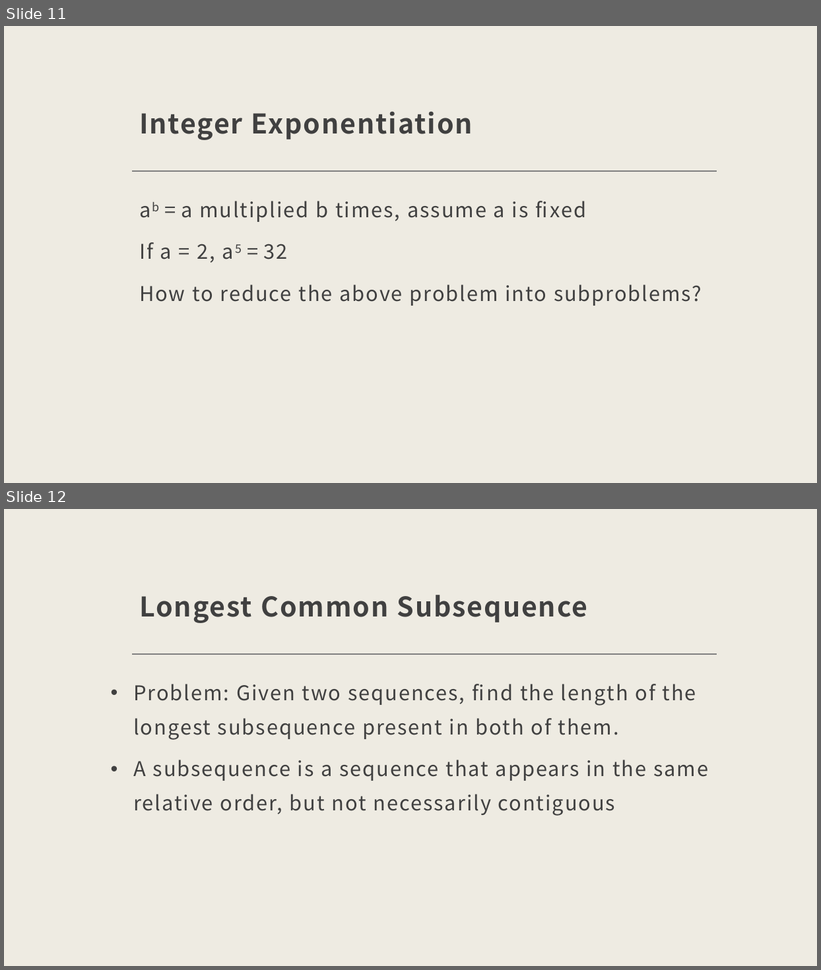
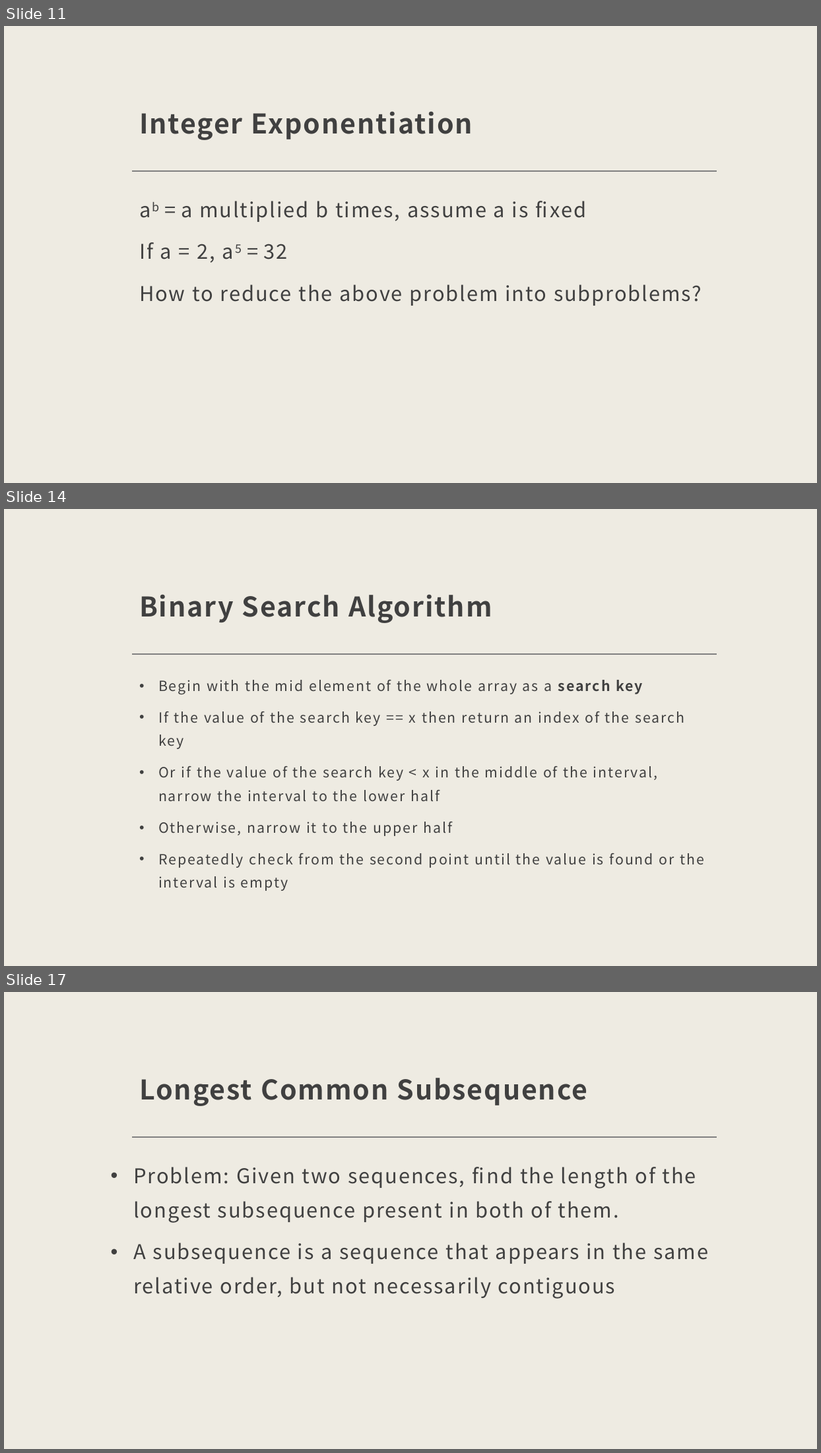
Before and after one commit to KarinaSang/Teaching, a slide deck: CCC_Senior/Week6/Week6.pptx. Shown one above the other, each under a label of ours: slides 11 and 12 before the commit, slides 11, 14 and 17 after it; the slides between them are not shown. The pictures are 821x970 and 821x1453 pixels, drawn with LibreOffice and Linux fonts; fonts in the diff are those of the drawing. Boxes give left, top, right and bottom in pixels: in the first picture for what was removed or moved away, otherwise in the second. Text is boxed around its words. In the diff, an @@ line names an element or a change of style, - is before the commit and + after.

```diff
--- a/CCC_Senior/Week6/Week6.pptx
+++ b/CCC_Senior/Week6/Week6.pptx
@@ slide 14 added at box(4, 509, 817, 966), background #EEEBE2; not listed: 1 template element that a slide beside it also shows @@
@@ title added at box(139, 594, 492, 623), 32 pt, text #404040, bold @@
+Binary Search Algorithm
@@ text added at box(158, 680, 705, 891), 16.6 pt, text #404040 @@
+• Begin with the mid element of the whole array as a search key
+• If the value of the search key == x then return an index of the search key
+• Or if the value of the search key < x in the middle of the interval, narrow the interval to the lower half
+• Otherwise, narrow it to the upper half
+• Repeatedly check from the second point until the value is found or the interval is empty
@@ what was slide 12 is now slide 17 @@
```
Also in this commit, not shown: 4 other slides added, 22 other files.
